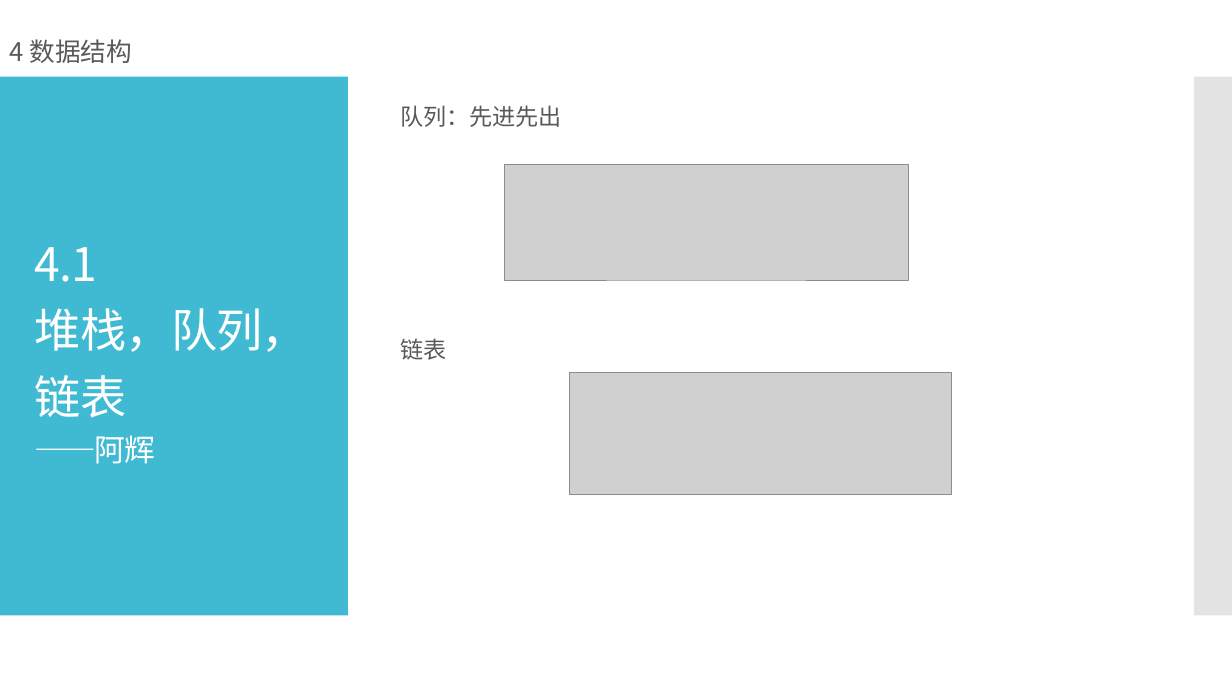
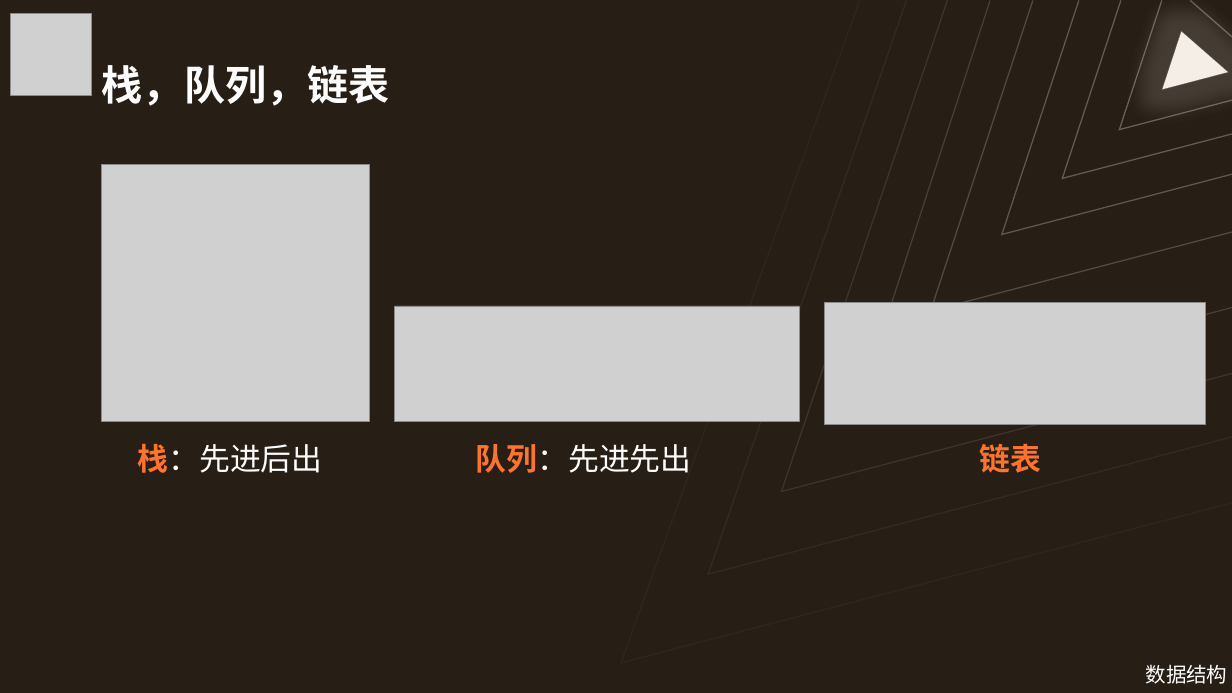
Before and after one commit to Wannerfi/CodingCourse, a slide deck: slide 3 of 4数据结构.pptx (slide 7 before the commit). Drawn at 1232x693 pixels with LibreOffice and Linux fonts; fonts in the diff are those of the drawing; grey boxes stand for pictures. Boxes give left, top, right and bottom in pixels: in the first picture for what was removed or moved away, otherwise in the second. Text is boxed around its words. In the diff, an @@ line names an element or a change of style, - is before the commit and + after.

```diff
--- a/4数据结构.pptx
+++ b/4数据结构.pptx
@@ background #FFFFFF to #271E15 @@
@@ picture added at (10,14,91,95) @@
@@ freeform shape added at (621,0,1232,663), outline #FFFFFF 1 pt @@
@@ freeform shape added at (708,0,1232,574), outline #FFFFFF 1 pt @@
@@ freeform shape added at (782,0,1232,491), outline #FFFFFF 1 pt @@
@@ freeform shape added at (859,0,1232,405), outline #FFFFFF 1 pt @@
@@ freeform shape added at (931,0,1232,311), outline #FFFFFF 1 pt @@
@@ freeform shape added at (1002,0,1232,234), outline #FFFFFF 1 pt @@
@@ freeform shape added at (1063,0,1232,178), outline #FFFFFF 1 pt @@
@@ freeform shape added at (1119,0,1232,129), outline #FFFFFF 1 pt @@
@@ freeform shape added at (1190,0,1232,36), outline #FFFFFF 1 pt @@
@@ title "栈，队列，链表" at (102,65,390,106): vertical alignment middle to bottom @@
@@ freeform shape added at (1163,31,1228,89), fill #F5EEE7, outline #FFFFFF 1 pt @@
@@ rectangle removed at (0,77,348,616) @@
@@ title at (102,65,390,106): text changed; size 36 to 32 pt; font Noto Sans CJK SC to Arial; bold on @@
-4.1
-堆栈，队列，链表
-——阿辉
+栈，队列，链表
@@ rectangle removed at (1194,77,1232,616) @@
@@ picture added at (102,165,370,421) @@
@@ picture: place and size @@
-picture at (505,165,909,280)
+picture at (395,306,799,421)
@@ picture: place and size @@
-picture at (570,372,951,494)
+picture at (824,302,1205,424)
@@ text added at (138,444,323,473), 24 pt, text #FFFFFF @@
+栈：先进后出
@@ text "队列：先进先出": place and size @@
-text "队列：先进先出" at (400,105,562,127)
+text "队列：先进先出" at (476,444,692,473)
@@ text "队列：先进先出" at (476,444,692,473): size 18 to 24 pt; text colour #595959 to #FF7429, text colour #595959 to #FFFFFF, bold on in "队列：先进先出"; line spacing 1.2 to 1.1; less space between paragraphs; vertical alignment middle to bottom @@
@@ text "链表": place and size @@
-text "链表" at (400,338,446,360)
+text "链表" at (979,444,1041,473)
@@ text "链表" at (979,444,1041,473): size 18 to 24 pt, text colour #595959 to #FF7429, bold on; line spacing 1.2 to 1.1; less space between paragraphs; vertical alignment middle to bottom @@
@@ text "数据结构" at (1146,664,1228,684): vertical alignment middle to top @@
@@ text at (1146,664,1228,684): text changed; size 20 to 16 pt; text colour #595959 to #FFFFFF @@
-4 数据结构
+数据结构
```
Also in this commit, not shown: 5 other slides changed, 11 slides added, 8 slides removed, 1 other file.
